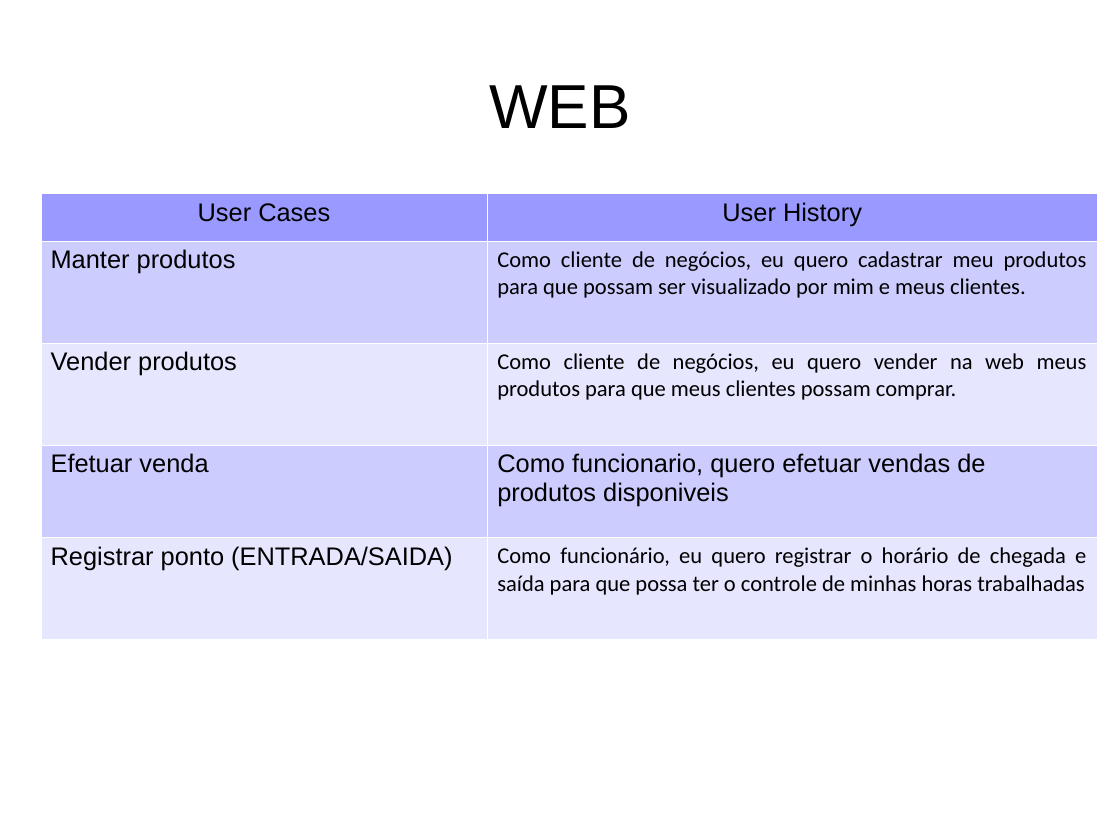
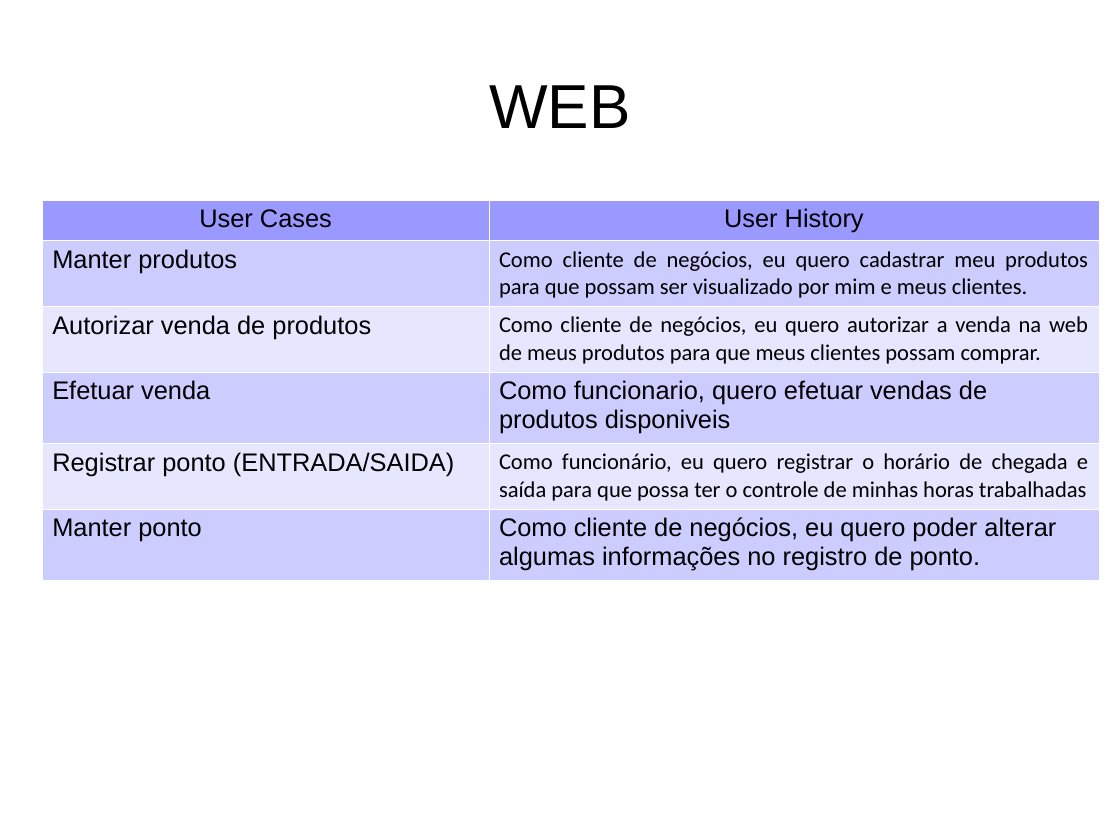
Before and after one commit to WilAlves/projetos_sistemas, a slide deck: slide 1 of presentation-Willlian.odp. Drawn at 1120x840 pixels with LibreOffice and Linux fonts; fonts in the diff are those of the drawing. Boxes give left, top, right and bottom in pixels: in the first picture for what was removed or moved away, otherwise in the second. Text is boxed around its words. In the diff, an @@ line names an element or a change of style, - is before the commit and + after.

Commit message:
fixed presentation

```diff
--- a/presentation-Willlian.odp
+++ b/presentation-Willlian.odp
@@ table at (x1=43, y1=200, x2=1100, y2=646) @@
-row 3, column 1: Vender produtos
+row 3, column 1: Autorizar venda de produtos
-row 3, column 2: Como cliente de negócios, eu quero vender na web meus produtos para que meus clientes possam comprar.
+row 3, column 2: Como cliente de negócios, eu quero autorizar a venda na web de meus produtos para que meus clientes possam comprar.
+row 6: Manter ponto | Como cliente de negócios, eu quero poder alterar algumas informações no registro de ponto.
@@ table moved from (x1=41, y1=193, x2=1098, y2=639) to (x1=43, y1=200, x2=1100, y2=646) @@
```
